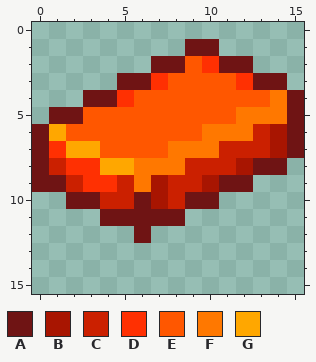
A pixel-art sprite gets an edit: pack/techage_modpack/techage_baborium_ingot.png. Above: the version before the commit.
The file is 16x16 pixels. Colours within 5 levels of each other are drawn and written as one.
Palette (. is transparent): A #6f1414  B #a81501  C #cb2000  D #ff3002  E #ff5700  F #ff7800  G #ffa700
Pixels before, first column x 0:
 1 .........AA.....
 2 .......AAEDAA...
 3 .....AADEEEEDAA.
 4 ...AADEEEEEEEEFA
 5 .AAEEEEEEEEEFFFA
 6 AGEEEEEEEEFFFCBA
 7 ADGGEEEEFFFCCCBA
 8 ACDDGGFFFCCCBAA.
 9 AACDDCFBCCBAA...
10 ..AACCABCAA.....
11 ....AAAAA.......
12 ......A.........
The result:
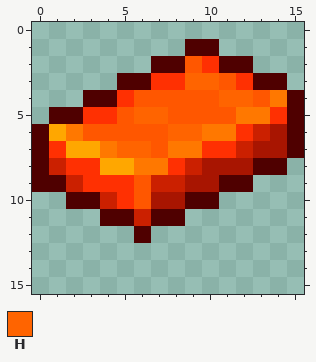
Colours new in this view: H #ff6400
Change:
colour A: #6f1414 -> #4f0000
y 3: x 8..10 EEE -> DHH
y 4: x 11..12 EE -> HH
y 5: x 3..4 EE -> DD; x 6..7 EE -> HH; x 14 F -> D
y 6: x 2 E -> F; x 8..9 EE -> HH; x 12 F -> D
y 7: x 4..6 EEE -> FHH; x 10..11 FC -> DD; x 13 C -> B
y 8: x 8 F -> D; x 10..11 CC -> BB
y 9: x 5..7 CFB -> DEC; x 9 C -> B
y 10: x 5..6 CA -> DE; x 8 C -> B
y 11: x 6 A -> C
Pixel boxes of the changes (left, top, right, bottom) in both pictures:
changed: (32, 39, 304, 243)
